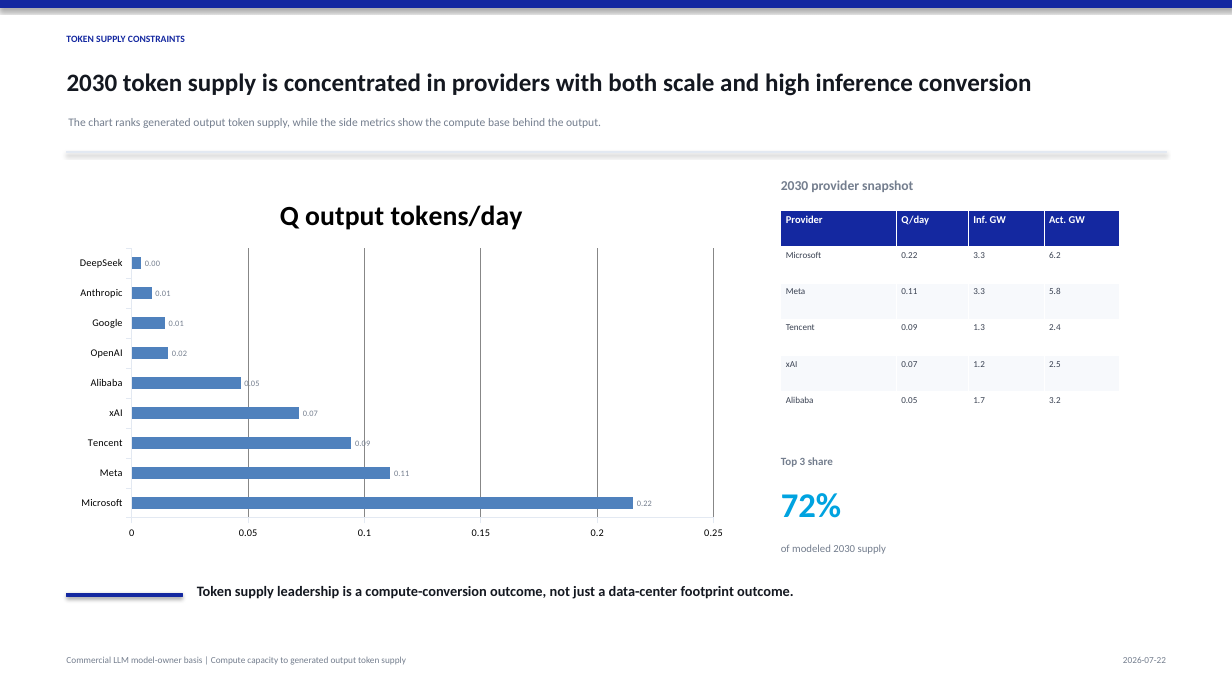
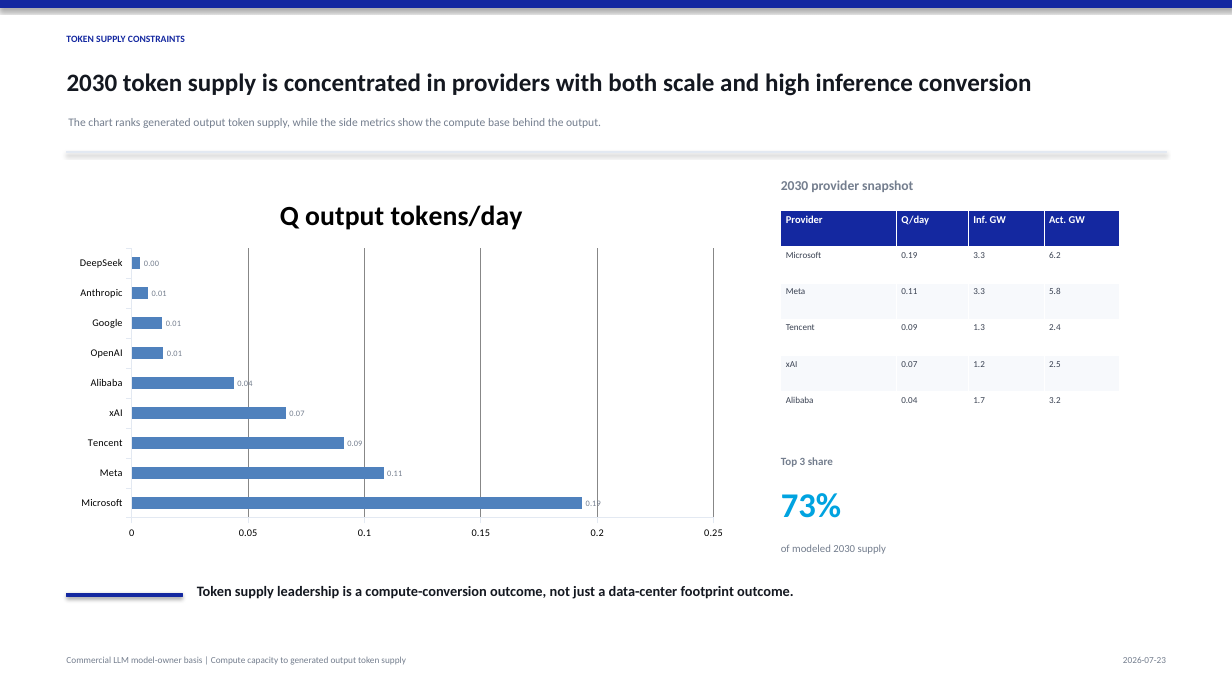
Before and after one commit to abcd00ou/Codex, a slide deck: slide 4 of llm_token_capacity_project/outputs/reports/llm_token_supply_constraints_by_compute_capacity_en_2026_2030.pptx. Drawn at 1232x693 pixels with LibreOffice and Linux fonts; fonts in the diff are those of the drawing. Boxes give left, top, right and bottom in pixels: in the first picture for what was removed or moved away, otherwise in the second. Text is boxed around its words. In the diff, an @@ line names an element or a change of style, - is before the commit and + after.

```diff
--- a/llm_token_capacity_project/outputs/reports/llm_token_supply_constraints_by_compute_capacity_en_2026_2030.pptx
+++ b/llm_token_capacity_project/outputs/reports/llm_token_supply_constraints_by_compute_capacity_en_2026_2030.pptx
@@ bar chart at box(67, 177, 737, 547) @@
@@ Q output tokens/day, Microsoft: 0.22 to 0.19 @@
@@ Q output tokens/day, Alibaba: 0.05 to 0.04 @@
@@ Q output tokens/day, OpenAI: 0.02 to 0.01 @@
@@ text at box(781, 493, 841, 518): text changed @@
-72%
+73%
```
Also in this commit, not shown: 12 other slides changed, 8 other files.
